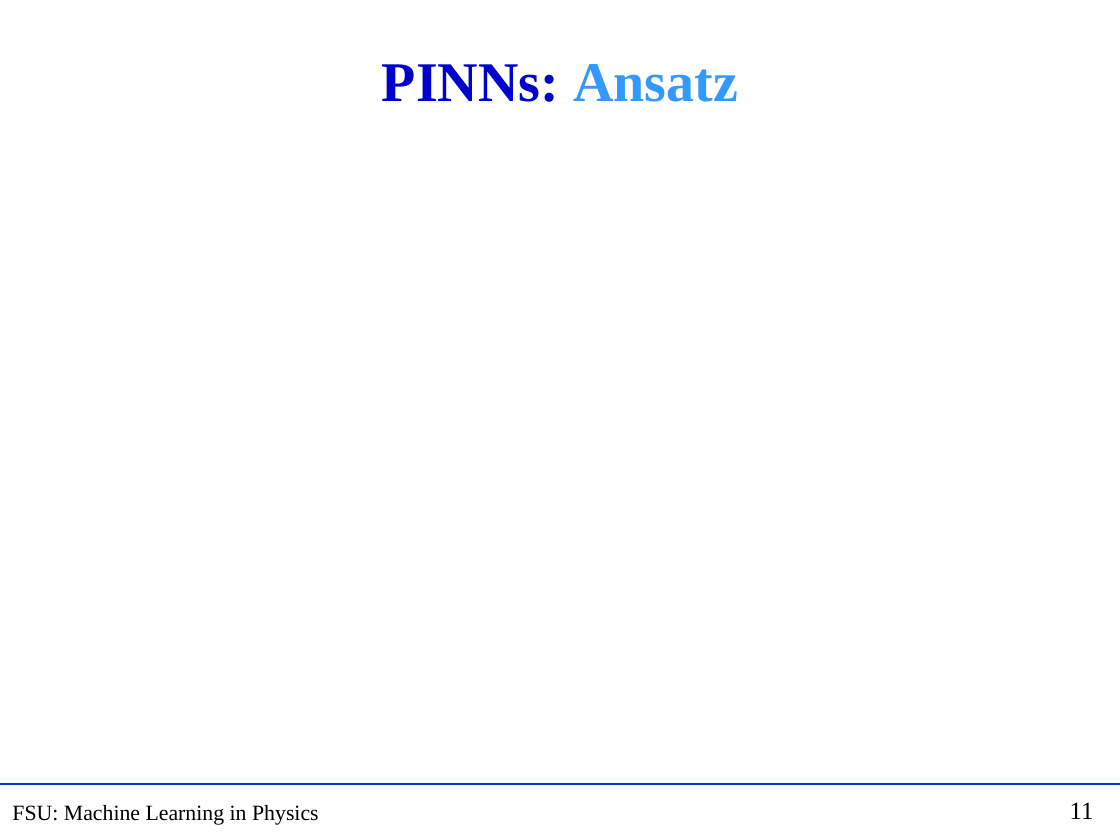
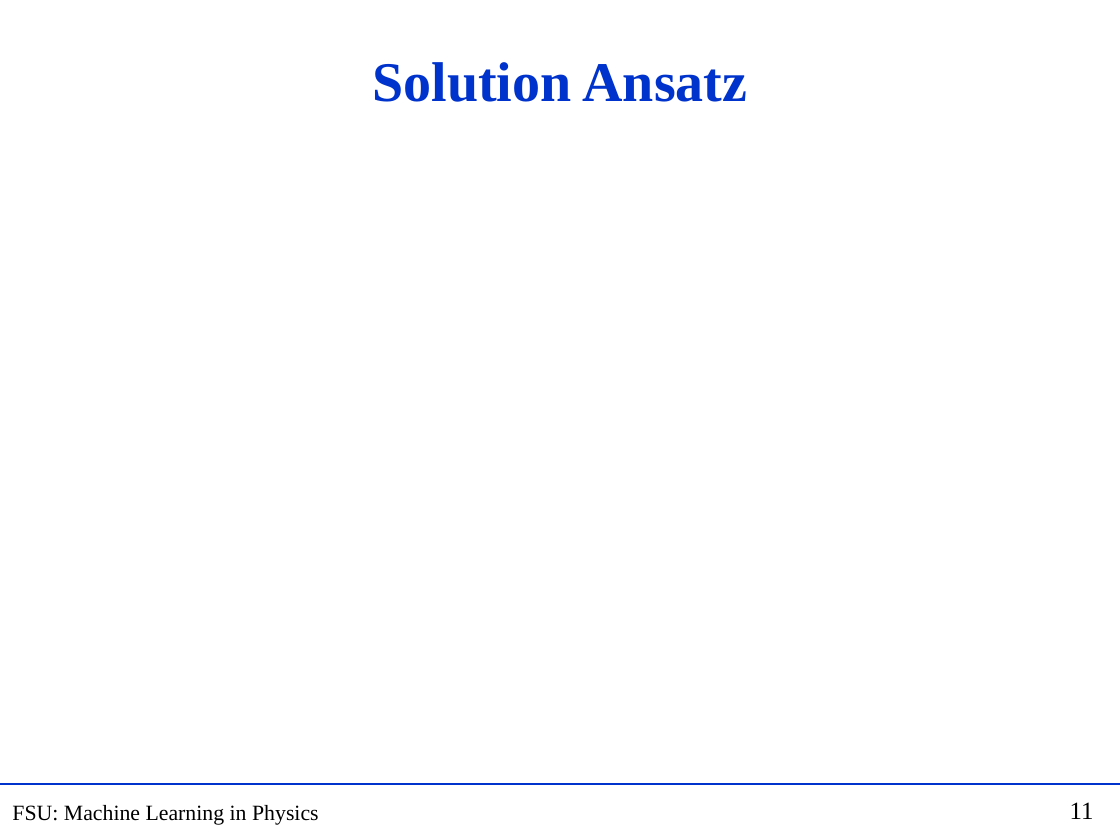
Before and after one commit to hbprosper/mlinphysics, a slide deck: slide 11 of Lectures/03.PINN/Lecture_PINN.pptx. Drawn at 1120x840 pixels with LibreOffice and Linux fonts; fonts in the diff are those of the drawing; grey boxes stand for pictures. Boxes give left, top, right and bottom in pixels: in the first picture for what was removed or moved away, otherwise in the second. Text is boxed around its words. In the diff, an @@ line names an element or a change of style, - is before the commit and + after.

```diff
--- a/Lectures/03.PINN/Lecture_PINN.pptx
+++ b/Lectures/03.PINN/Lecture_PINN.pptx
@@ title at (373, 62, 747, 102): text changed; text colour #0000CC to #0033CC @@
-PINNs: Ansatz
+Solution Ansatz
```
Also in this commit, not shown: 6 other slides changed, 1 slide added, 4 slides removed, 14 other files.
